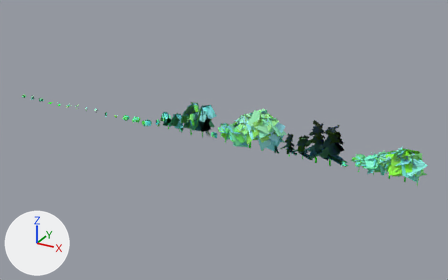
An edit to the glTF model art/models/flora/flora.glb, drawn before and after from the same camera.
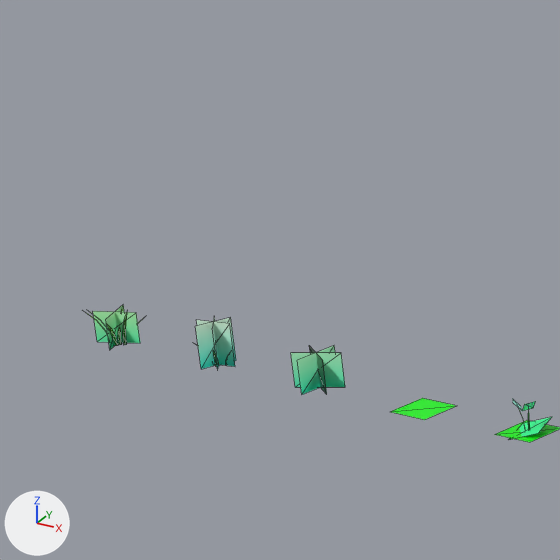
The first picture shows the older version from a 50 mm camera at (119.7, -109.4, 55.1) aimed at (58.5, 2.0, -0.6). The close-ups show the older and then the newer version on the part from 3% to 14% of the width and 24% to 41% of the height of that picture. Only the edits that show in the close-ups are written down. Every picture has the same lights, and +X, +Y and +Z are marked at lower left. The close-ups show mesh edges as thin lines. Vertices at exactly the same position are counted once.

Objects in the first close-up: 'grass_a', 'grass_b', 'grass_lod', 'moss', 'weed'.
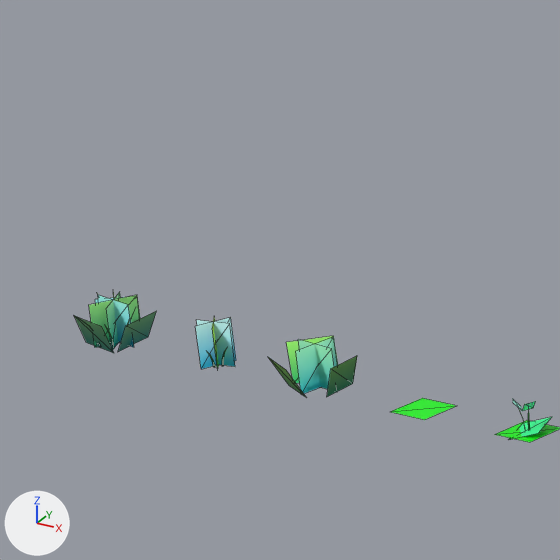
What differs and where, as boxes [x1, y1, x2, y2] in the close-ups (560 x 560 px; the box of a moved part takes in the faces that stretch with it):
'grass_lod', reshaped (64% wider, 26% taller)
    before: [291, 345, 345, 394]
    after: [268, 336, 357, 398]
'grass_a', reshaped
    before: [88, 305, 140, 349]
    after: [74, 292, 156, 353]
part 1 of me_grass_a, rebuilt (not visible afterwards)
    before: [123, 313, 127, 345]
part 2 of me_grass_a, rebuilt (23% narrower, 61% taller)
    before: [93, 311, 140, 343]
    after: [98, 295, 134, 347]
part 3 of me_grass_a, rebuilt
    before: [106, 305, 124, 349]
    after: [89, 295, 140, 347]
part 4 of me_grass_a, deleted
    before: [118, 328, 122, 345]
part 5 of me_grass_a, moved or reshaped
    before: [88, 312, 139, 346]
    after: [74, 292, 156, 353]
part 6 of me_grass_b, moved or reshaped (not visible before)
    after: [207, 350, 226, 368]
part 7 of me_grass_b, recoloured
    both: [195, 318, 236, 370]
part 8 of me_grass_lod, rebuilt (8% wider, 16% taller)
    before: [297, 346, 335, 394]
    after: [296, 337, 337, 393]
part 9 of me_grass_lod, deleted (green)
    before: [291, 353, 345, 387]
part 10 of me_grass_lod, deleted
    before: [309, 345, 327, 394]
part 11 of me_grass_lod, added (green)
    after: [268, 336, 357, 398]

The change in detail:
me_grass_a is used by ob_grass_a; location (0.0, 0.0, 0.0).
me_grass_a had 78 vertices, 54 faces and spanned x -0.461..0.542, y -0.576..0.461, z 0.0..0.894.
me_grass_a now has 66 vertices, 42 faces and spans x -0.83..0.774, y -0.864..0.851, z 0.0..1.0.
me_grass_a part 1: the loose piece of 7 vertices spanning x 0.242..0.542, y -0.121..-0.017, z 0.0..0.894 is rebuilt with 7 vertices and now spans x 0.299..0.599, y -0.138..-0.054, z 0.0..0.712.
me_grass_a part 2: the loose piece of 4 vertices spanning x -0.461..0.461, y -0.195..0.195, z 0.0..0.72 is rebuilt with 4 vertices and now spans x -0.544..0.544, y -0.08..0.08, z 0.0..1.0.
me_grass_a part 3: the loose piece of 4 vertices spanning x -0.195..0.195, y -0.461..0.461, z 0.0..0.72 is rebuilt with 4 vertices and now spans x -0.223..0.223, y -0.503..0.503, z 0.0..1.0.
me_grass_a part 4: the loose piece of 7 vertices spanning x 0.127..0.49, y -0.353..-0.076, z 0.0..0.566 is deleted.
me_grass_a part 5: 42 vertices removed from x -0.454..0.508, y -0.576..0.445, z 0.0..0.875; 51 vertices added at x -0.83..0.774, y -0.864..0.851, z 0.0..1.0.
Other edits to the shape of me_grass_a do not show in these pictures.
me_grass_b is used by ob_grass_b; location (3.0, 0.0, 0.0).
me_grass_b had 47 vertices, 31 faces and spanned x -0.413..0.412, y -0.398..0.398, z 0.0..1.0.
me_grass_b now has 40 vertices, 26 faces and spans x -0.425..0.474, y -0.433..0.425, z 0.0..1.0.
Part 6, on me_grass_b:
3 vertices are removed from x -0.413..-0.213, y -0.274..-0.128, z 0.354..0.531.
3 faces are deleted.
25 vertices move from x -0.273..0.349, y -0.106..0.38, z 0.0..0.517 to x -0.425..0.474, y -0.216..0.425, z 0.0..0.534.
3 vertices are added at (0.105, -0.29, 0.324), (0.075, -0.299, 0.324), (0.132, -0.433, 0.486).
3 new faces join them.
me_grass_b part 7: 6 kept faces spanning x -0.412..0.412, y -0.398..0.398, z 0.0..1.0 get new vertex colours.
Other edits to the shape of me_grass_b do not show in these pictures.
me_grass_lod is used by ob_grass_lod; location (6.0, 0.0, 0.0).
me_grass_lod had 12 vertices, 6 faces and spanned x -0.483..0.483, y -0.55..0.55, z 0.0..0.8.
me_grass_lod now has 20 vertices, 10 faces and spans x -0.954..0.782, y -1.023..0.894, z 0.0..1.0.
me_grass_lod part 8: the loose piece of 4 vertices spanning x -0.013..0.013, y -0.55..0.55, z 0.0..0.8 is rebuilt with 4 vertices and now spans x -0.029..0.029, y -0.549..0.549, z 0.0..1.0.
me_grass_lod part 9: the loose piece of 4 vertices spanning x -0.483..0.483, y -0.264..0.264, z 0.0..0.8 is deleted.
me_grass_lod part 10: the loose piece of 4 vertices spanning x -0.47..0.47, y -0.286..0.286, z 0.0..0.8 is deleted.
me_grass_lod part 11: 16 vertices added at x -0.954..0.782, y -1.023..0.894, z 0.0..1.0.
